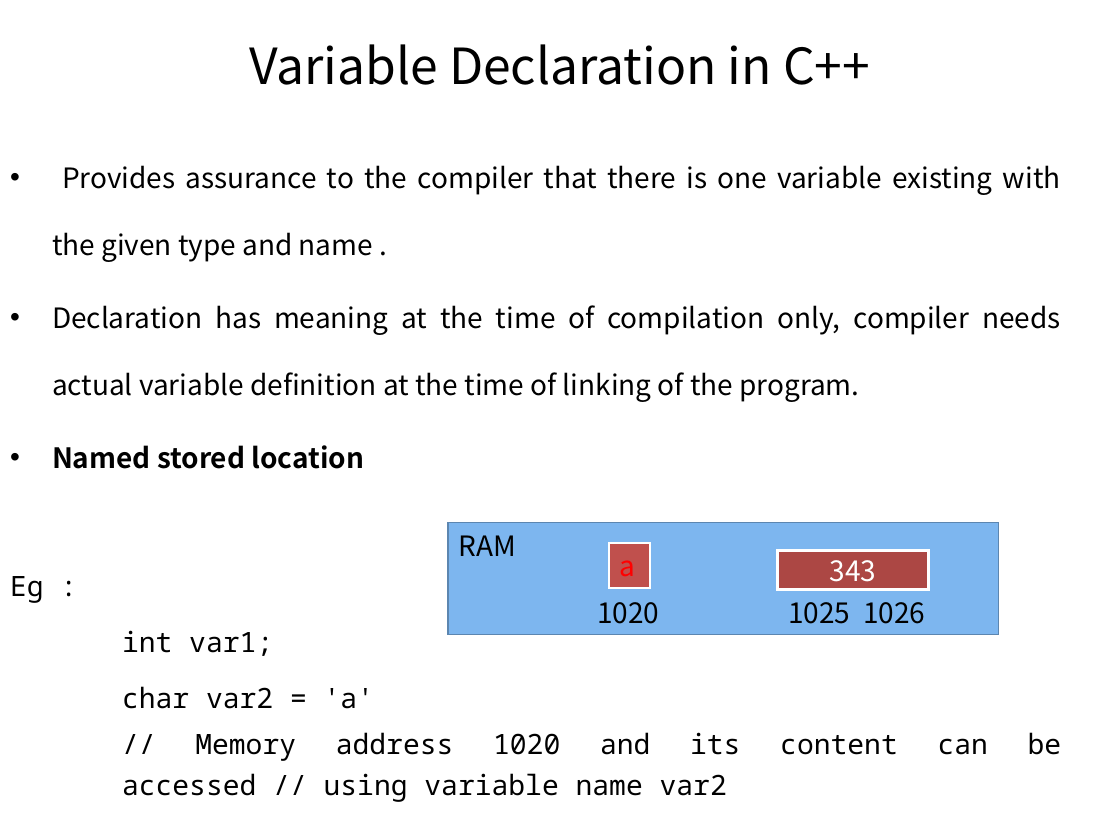
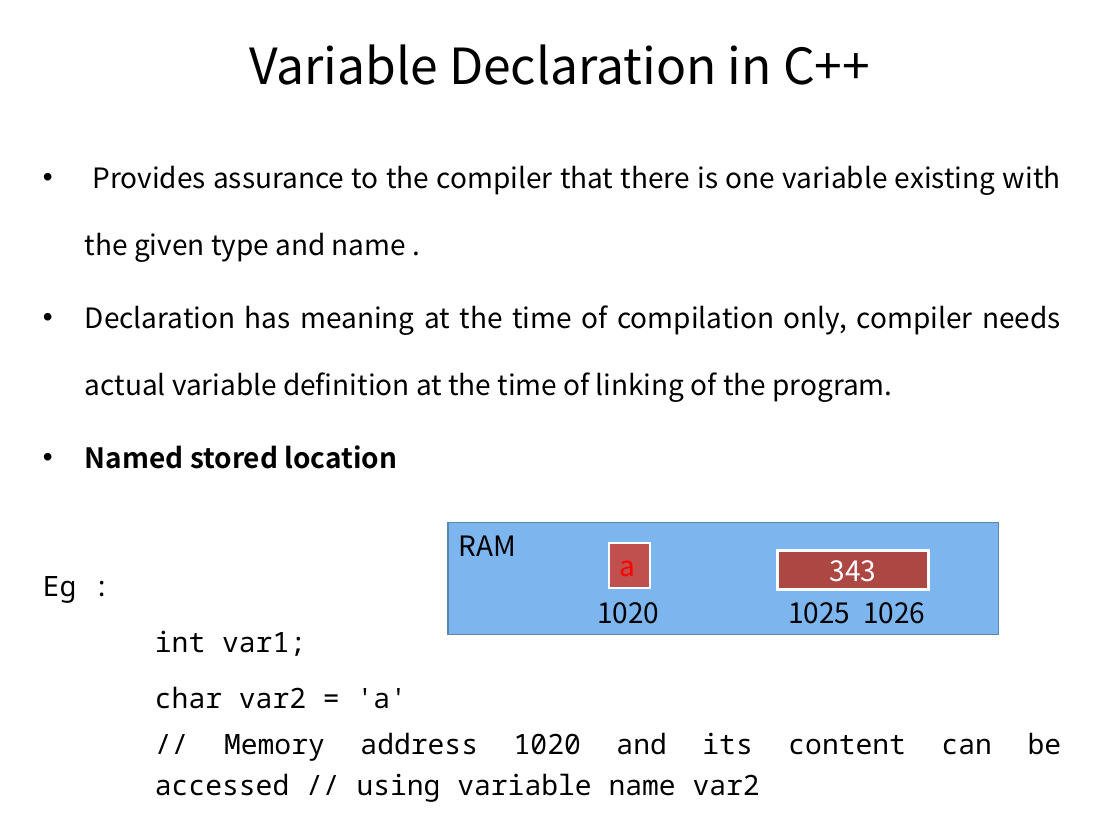
Before and after one commit to pankajfri/Training-Materials, a slide deck: slide 17 of Objected Oriented Programming Concepts Using C++ & Data Structures/Session-1.pptx. Drawn at 1120x840 pixels with LibreOffice and Linux fonts; fonts in the diff are those of the drawing. Boxes give left, top, right and bottom in pixels: in the first picture for what was removed or moved away, otherwise in the second. Text is boxed around its words. In the diff, an @@ line names an element or a change of style, - is before the commit and + after.

```diff
--- a/Objected Oriented Programming Concepts Using C++ & Data Structures/Session-1.pptx
+++ b/Objected Oriented Programming Concepts Using C++ & Data Structures/Session-1.pptx
@@ text "Provides assurance to the compiler ..." rewrapped from (10,165,1061,802) to (43,165,1061,802) @@
```
Also in this commit, not shown: 5 other slides changed, 26 other files.
